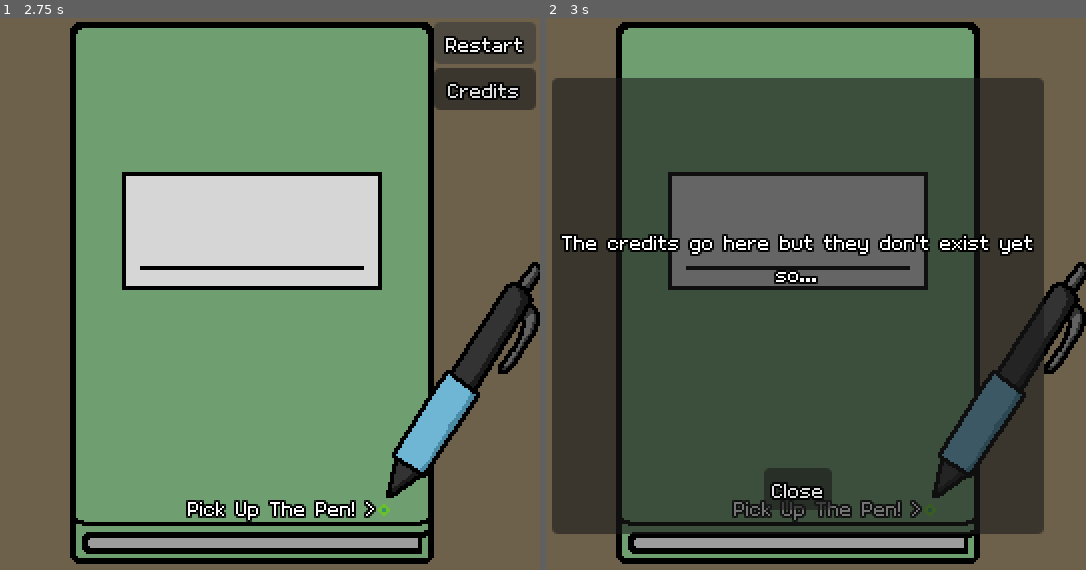
Above: before the commit, frames 1-2 (left to right).
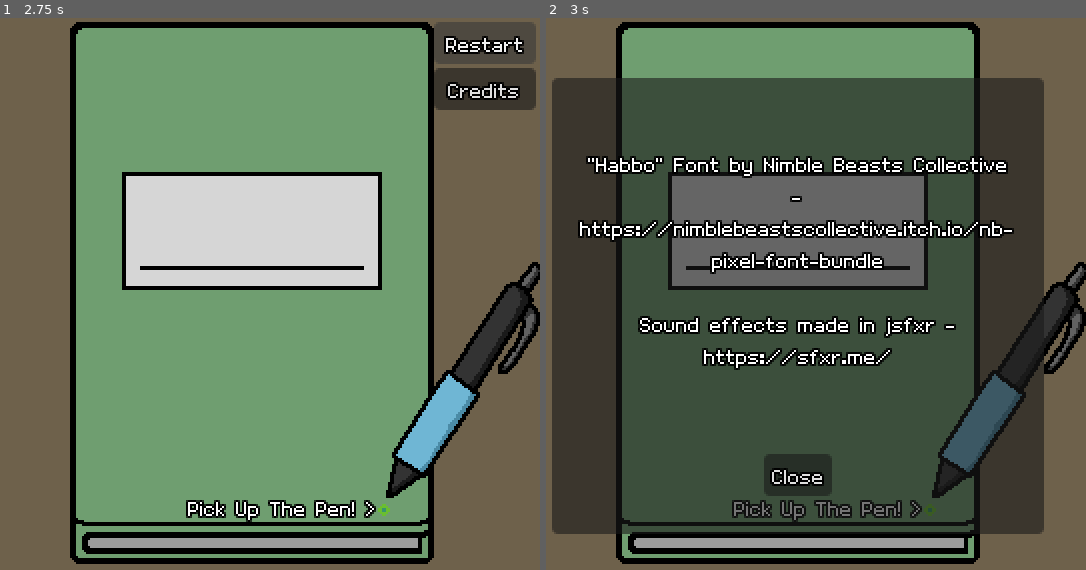
Above: after the commit, the same moments.

Repository: kennethbchen/Bullet-Journal-Game
Game: Godot game, scene res://Intro.tscn
Same seed, same stepped clock (60 frames per second), same inputs: the game is played once before the commit and once after it. The engine's default icon, where the game draws it, is replaced by a stand-in: a white triangle on a blue panel in a dark square.
Inputs:
- Up to frame 1 (2.75 s): click "Restart" at 0.5 s; click "Restart" at 1.25 s; click "Restart" at 2 s
- Up to frame 2 (3 s): click "Credits" at 2.75 s

Frame 1 is identical in both runs. In frame 2, 9.3% of the frame differs, in the area x 2-91%, y 25-90%.

Commit message:
Added credits

Diff:
--- a/Intro.tscn
+++ b/Intro.tscn
@@ -42,6 +42,10 @@
 anchors_preset = 15
 anchor_right = 1.0
 anchor_bottom = 1.0
+offset_left = 12.0
+offset_top = 8.0
+offset_right = -12.0
+offset_bottom = -8.0
 grow_horizontal = 2
 grow_vertical = 2
 
@@ -49,7 +53,11 @@
 layout_mode = 2
 size_flags_vertical = 6
 size_flags_stretch_ratio = 4.0
-text = "The credits go here but they don't exist yet so..."
+text = "\"Habbo\" Font by Nimble Beasts Collective -
+https://nimblebeastscollective.itch.io/nb-pixel-font-bundle
+
+Sound effects made in jsfxr -
+https://sfxr.me/"
 horizontal_alignment = 1
 autowrap_mode = 3
 
@@ -61,6 +69,7 @@
 
 [node name="ResultsUI" type="CanvasLayer" parent="."]
 layer = 2
+visible = false
 
 [node name="Background" type="TextureRect" parent="ResultsUI"]
 modulate = Color(0, 0, 0, 0.490196)
@@ -132,6 +141,7 @@
 text = "Next"
 
 [node name="GameUI" type="CanvasLayer" parent="."]
+visible = false
 
 [node name="DoneButton" type="Button" parent="GameUI"]
 anchors_preset = 3
--- a/default_bus_layout.tres
+++ b/default_bus_layout.tres
@@ -5,5 +5,5 @@
 bus/1/solo = false
 bus/1/mute = false
 bus/1/bypass_fx = false
-bus/1/volume_db = 0.0
+bus/1/volume_db = -6.24739
 bus/1/send = &"Master"
Not shown, changed: Credits.txt
